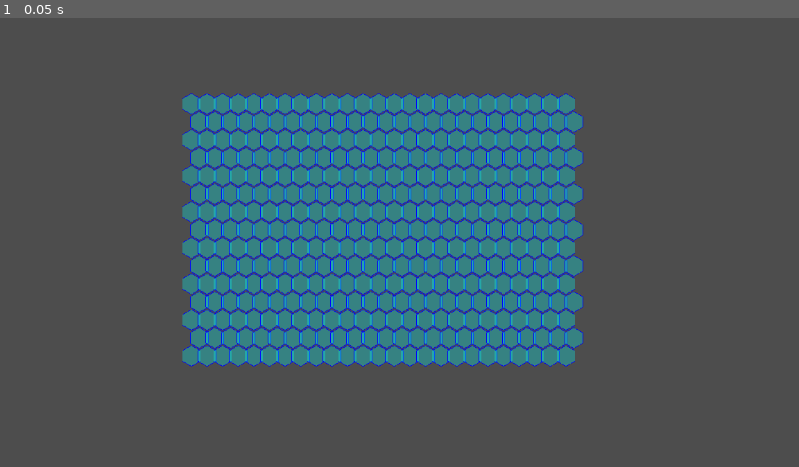
Above: before the commit, frame 1.
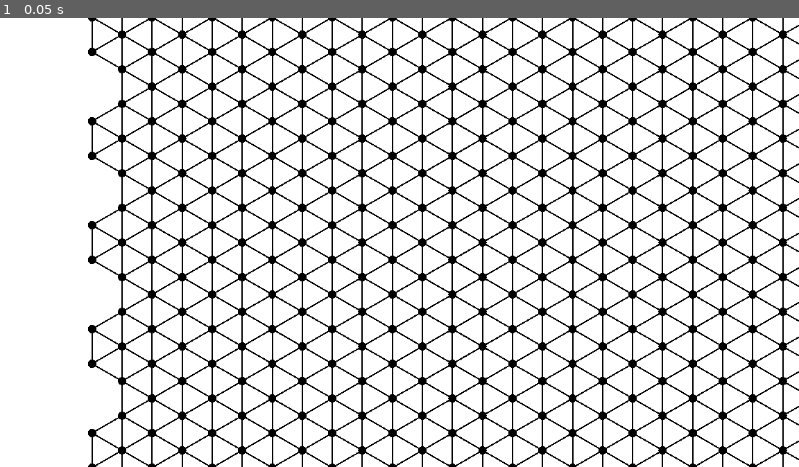
Above: after the commit, the same moment.

Repository: Cy13eruna/VyV
Game: Godot game, scene res://scenes/hex_grid_scene.tscn
Two runs of this game, one before a commit and one after it. Both use one fixed random seed, a clock stepped at 60 frames per second and the inputs below.
Inputs:
- Up to frame 1 (0.05 s): no input

The runs differ from the first frame. In frame 1, 98% of the frame differs, in the area x 0-100%, y 0-100%.

Commit message:
hex grid implemented

Diff:
--- a/SKETCH/project.godot
+++ b/SKETCH/project.godot
@@ -13,3 +13,7 @@
 config/name="Vagabonds & Valleys"
 run/main_scene="res://scenes/hex_grid_scene.tscn"
 config/features=PackedStringArray("4.4", "Forward Plus")
+
+[rendering]
+
+environment/defaults/default_clear_color=Color(1, 1, 1, 1)
--- a/SKETCH/scenes/hex_grid_scene.tscn
+++ b/SKETCH/scenes/hex_grid_scene.tscn
@@ -6,13 +6,17 @@
 
 [node name="HexGrid" type="Node2D" parent="."]
 script = ExtResource("1_0x8vr")
-hex_size = 30.0
-grid_width = 25
-grid_height = 15
-hex_color = Color(0, 1, 1, 0.3)
-border_color = Color(0, 0, 1, 1)
-border_width = 1.5
+hex_size = 50.0
+grid_width = 15
+grid_height = 10
+hex_color = Color(1, 1, 1, 1)
+border_color = Color(0, 0, 0, 1)
+border_width = 2.0
+dot_radius = 6.0
+dot_color = Color(0, 0, 0, 1)
+line_width = 2.0
+line_color = Color(0, 0, 0, 1)
 
 [node name="Camera2D" type="Camera2D" parent="."]
-position = Vector2(600, 400)
-zoom = Vector2(0.5, 0.5)
+position = Vector2(400, 300)
+zoom = Vector2(1.0, 1.0)
--- a/SKETCH/scripts/hex_grid.gd
+++ b/SKETCH/scripts/hex_grid.gd
@@ -1,14 +1,19 @@
 extends Node2D
 class_name HexGrid
 
-@export var hex_size: float = 30.0
-@export var grid_width: int = 25
-@export var grid_height: int = 15
-@export var hex_color: Color = Color.CYAN
-@export var border_color: Color = Color.BLUE
+@export var hex_size: float = 50.0
+@export var grid_width: int = 15
+@export var grid_height: int = 10
+@export var hex_color: Color = Color.WHITE
+@export var border_color: Color = Color.BLACK
 @export var border_width: float = 2.0
+@export var dot_radius: float = 6.0
+@export var dot_color: Color = Color.BLACK
+@export var line_width: float = 2.0
+@export var line_color: Color = Color.BLACK
 
 var hex_positions: Array[Vector2] = []
+var all_dots: Array[Vector2] = []  # Todas as bolinhas (vértices + centros)
 
 func _ready():
 	generate_hex_grid()
@@ -18,25 +23,42 @@
 
 func generate_hex_grid():
 	hex_positions.clear()
+	all_dots.clear()
 
-	var hex_width = hex_size * 2.0
-	var hex_height = sqrt(3.0) * hex_size
-	var horizontal_spacing = hex_width * 0.75
-	var vertical_spacing = hex_height
+	# Cálculos precisos para encaixe perfeito
+	var hex_width = hex_size * sqrt(3.0)  # Largura real do hexágono flat-top
+	var hex_height = hex_size * 2.0       # Altura real do hexágono
+	var horizontal_spacing = hex_width     # Espaçamento horizontal sem gaps
+	var vertical_spacing = hex_height * 0.75  # Espaçamento vertical para encaixe
 
 	for row in range(grid_height):
 		for col in range(grid_width):
 			var x = col * horizontal_spacing
 			var y = row * vertical_spacing
 
+			# Offset para linhas ímpares (encaixe perfeito)
 			if row % 2 == 1:
 				x += horizontal_spacing * 0.5
 
-			hex_positions.append(Vector2(x, y))
+			var center = Vector2(x, y)
+			hex_positions.append(center)
+
+			# Adicionar centro à lista de pontos
+			all_dots.append(center)
+
+			# Adicionar vértices à lista de pontos
+			for i in range(6):
+				var angle = deg_to_rad(60 * i - 30)
+				var vertex_pos = center + Vector2(cos(angle), sin(angle)) * hex_size
+				all_dots.append(vertex_pos)
 
 func draw_hex_grid():
-	for pos in hex_positions:
-		draw_hexagon(pos, hex_size, hex_color, border_color, border_width)
+	# Desenhar linhas conectando pontos adjacentes
+	draw_connections()
+
+	# Desenhar todas as bolinhas
+	for dot_pos in all_dots:
+		draw_circle(dot_pos, dot_radius, dot_color)
 
 func draw_hexagon(center: Vector2, size: float, fill_color: Color, stroke_color: Color, stroke_width: float):
 	var points: PackedVector2Array = []
@@ -54,3 +76,30 @@
 			var start = points[i]
 			var end = points[(i + 1) % 6]
 			draw_line(start, end, stroke_color, stroke_width)
+
+func draw_hex_vertices(center: Vector2, size: float):
+	# Desenha bolinhas nos 6 vértices do hexágono
+	for i in range(6):
+		var angle = deg_to_rad(60 * i - 30)
+		var vertex_pos = center + Vector2(cos(angle), sin(angle)) * size
+		draw_circle(vertex_pos, dot_radius, dot_color)
+
+func draw_connections():
+	# Conecta cada ponto aos seus 6 vizinhos mais próximos
+	var connection_distance = hex_size * 1.1  # Distância máxima para conexão
+
+	for i in range(all_dots.size()):
+		var dot_a = all_dots[i]
+		var connections_made = 0
+
+		for j in range(all_dots.size()):
+			if i == j or connections_made >= 6:
+				continue
+
+			var dot_b = all_dots[j]
+			var distance = dot_a.distance_to(dot_b)
+
+			# Conectar se estiver dentro da distância e não passou de 6 conexões
+			if distance <= connection_distance:
+				draw_line(dot_a, dot_b, line_color, line_width)
+				connections_made += 1
